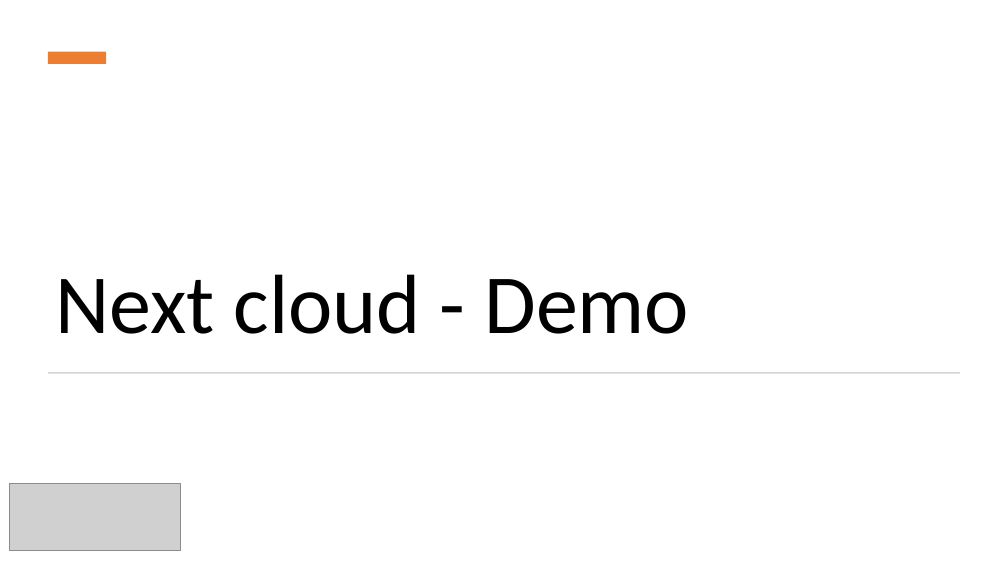
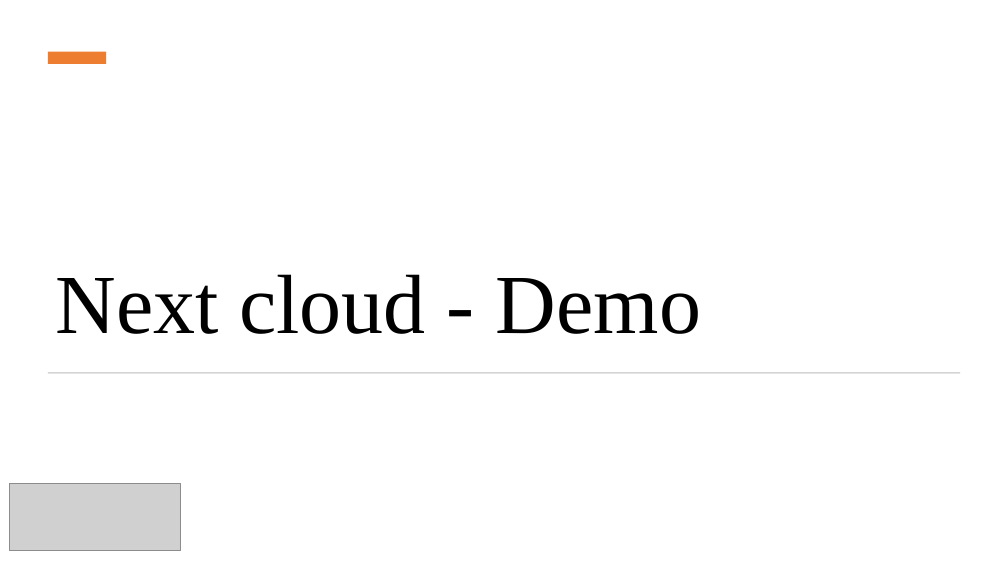
Before and after one commit to kushalprakash6/Standalone-5G-netowrk-simulation, a slide deck: slide 26 of Presentation/Presentation team_entropy.pptx. Drawn at 1008x567 pixels with LibreOffice and Linux fonts; fonts in the diff are those of the drawing; grey boxes stand for pictures. Boxes give left, top, right and bottom in pixels: in the first picture for what was removed or moved away, otherwise in the second. Text is boxed around its words. In the diff, an @@ line names an element or a change of style, - is before the commit and + after.

```diff
--- a/Presentation/Presentation team_entropy.pptx
+++ b/Presentation/Presentation team_entropy.pptx
@@ text "Next cloud - Demo" at <box>55,274,701,334</box>: font Calibri to Times New Roman @@
```
Also in this commit, not shown: 16 other slides changed.
